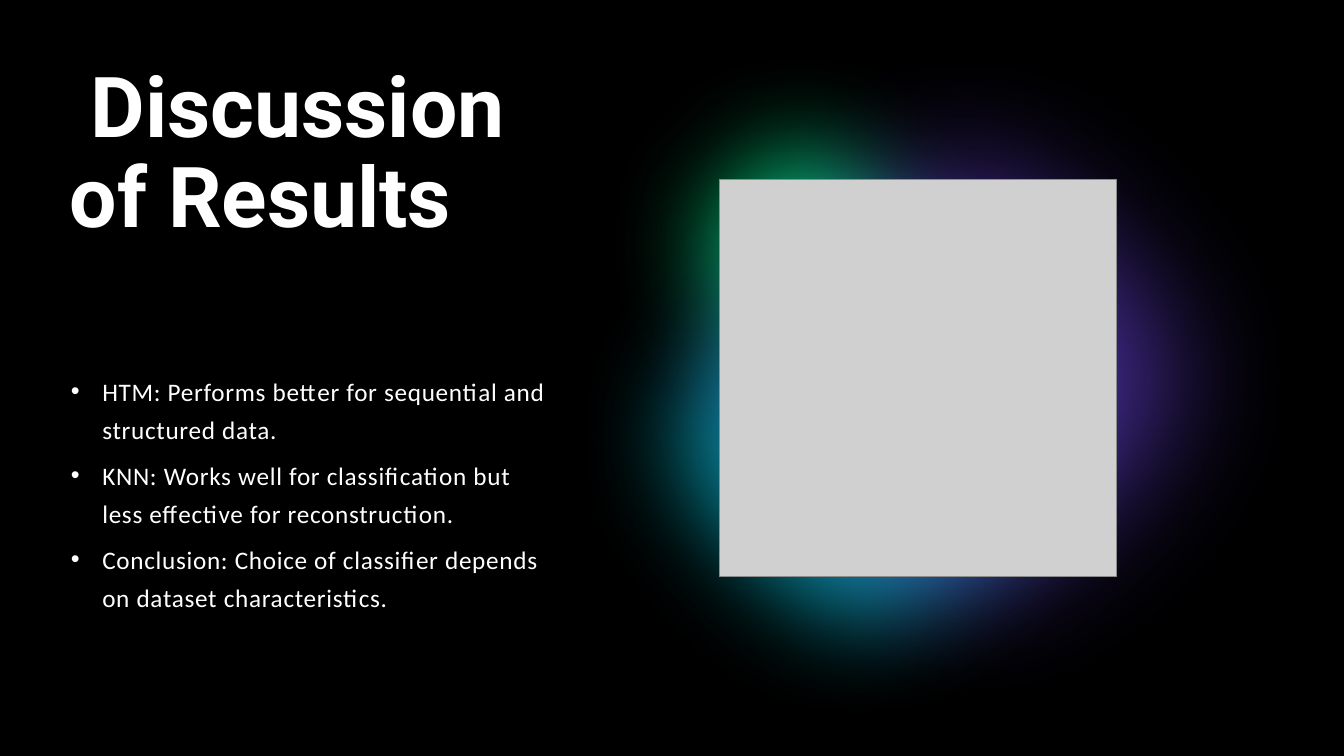
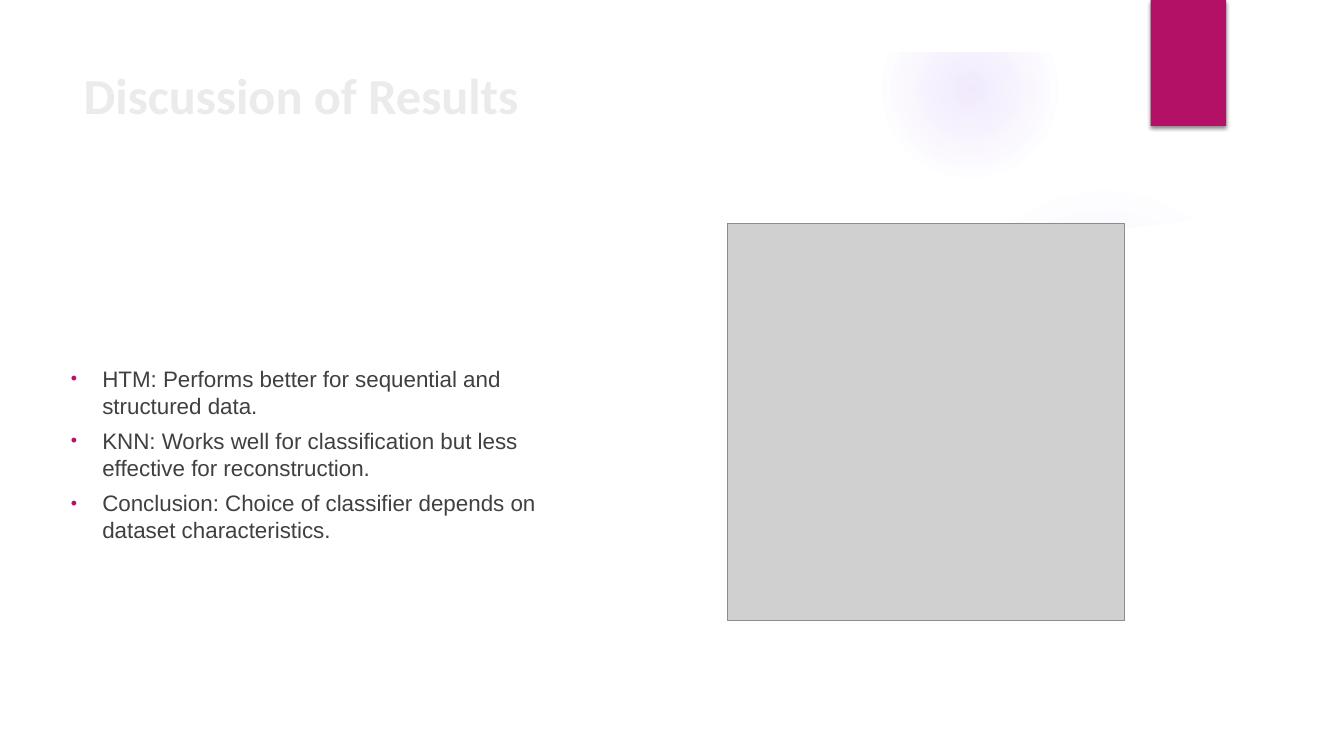
Before and after one commit to prnshubn/neocortexapi-team-untitled, a slide deck: slide 20 of source/Documentation_Team_Untitled/Team_Untitled_Presentation.pptx (slide 26 before the commit). Drawn at 1344x756 pixels with LibreOffice and Linux fonts; fonts in the diff are those of the drawing; grey boxes stand for pictures; background and template pictures are left out. Boxes give left, top, right and bottom in pixels: in the first picture for what was removed or moved away, otherwise in the second. Text is boxed around its words. In the diff, an @@ line names an element or a change of style, - is before the commit and + after.

Commit message:
Updated objective,Classification Process

```diff
--- a/source/Documentation_Team_Untitled/Team_Untitled_Presentation.pptx
+++ b/source/Documentation_Team_Untitled/Team_Untitled_Presentation.pptx
@@ background #000000 to picture (left out) @@
@@ rectangle removed at box(0, 0, 1344, 756) @@
@@ group added at box(0, 0, 1344, 756): 5 ellipses, 3 freeform shapes @@
@@ freeform shape removed at box(539, 0, 1296, 756) @@
@@ ellipse removed at box(563, 7, 1038, 483) @@
@@ ellipse removed at box(589, 0, 1344, 756) @@
@@ group removed at box(0, 0, 1344, 756): 4 rectangles, 1 ellipse @@
@@ rectangle added at box(1150, 0, 1226, 126), fill #B31166 @@
@@ title "Discussion of Results" at box(59, 59, 556, 300): size 60 to 36 pt, font Roboto to Calibri, text colour #FFFFFF to #EBEBEB; line spacing 0.9 to 1 @@
@@ ellipse removed at box(543, 121, 1179, 756) @@
@@ picture: place and size @@
-picture at box(720, 179, 1117, 577)
+picture at box(728, 224, 1125, 621)
@@ text "HTM: Performs better for sequential ..." at box(102, 370, 536, 538): size 18 to 16 pt, font Calibri to Arial, text colour #FFFFFF to #404040, letter spacing 0.5 to 0 pt; line spacing 1.25 to 1 @@
```
Also in this commit, not shown: 27 other slides changed, 1 slide added, 1 slide removed.
